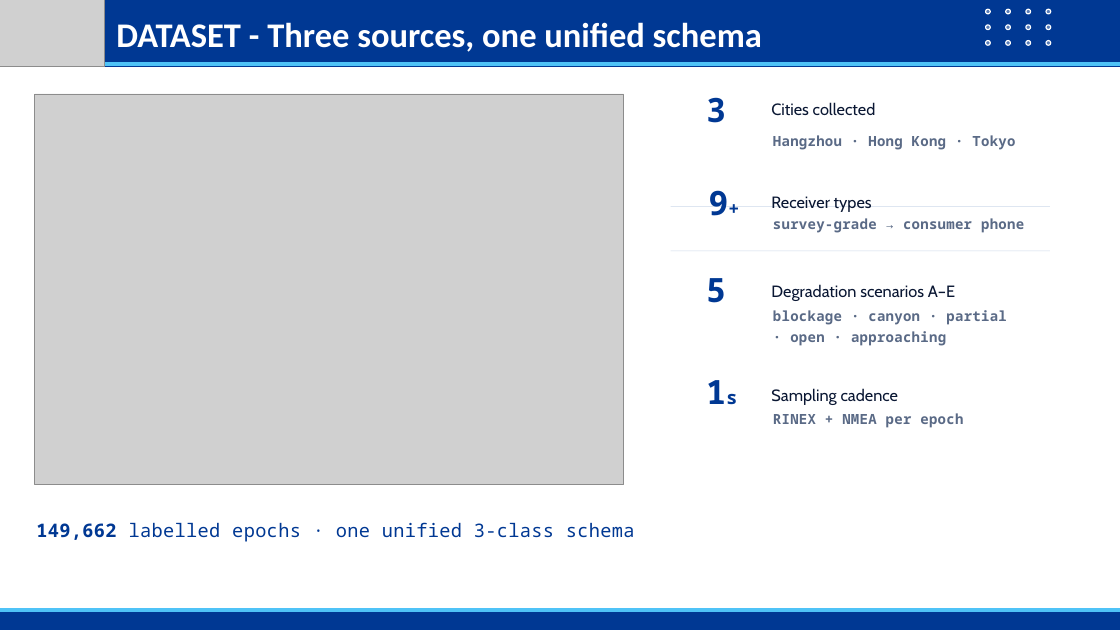
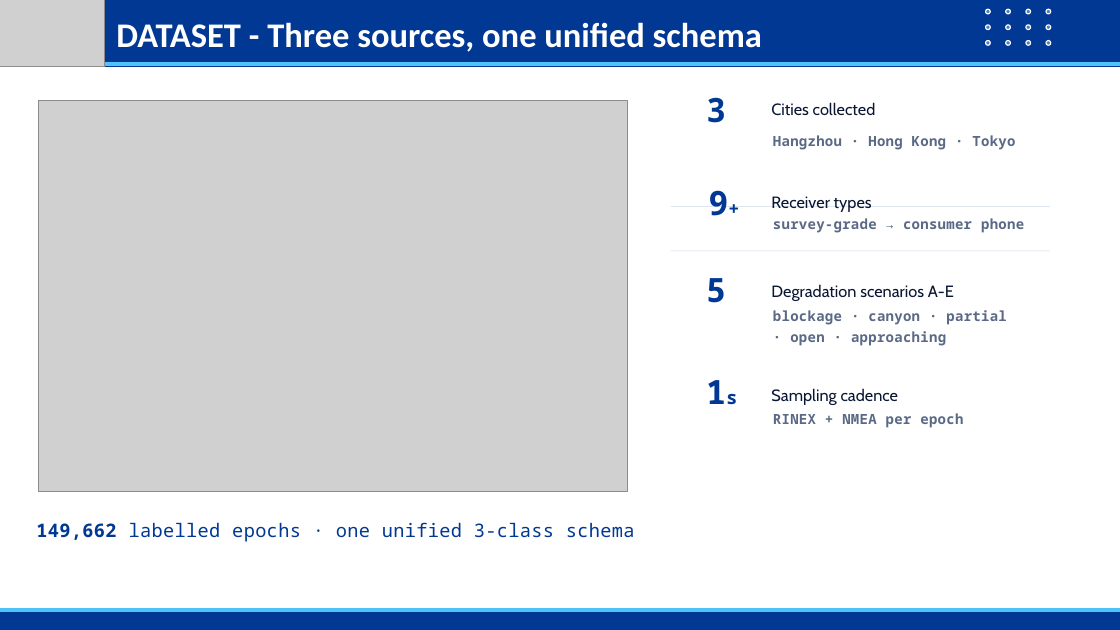
Before and after one commit to Jorshuare/AI-Based-Prediction-for-GNSS-Signal-Degradation, a slide deck: slide 6 of docs/SENTINEL_GNSS_Presentation.pptx. Drawn at 1120x630 pixels with LibreOffice and Linux fonts; fonts in the diff are those of the drawing; grey boxes stand for pictures; background and template pictures are left out. Boxes give left, top, right and bottom in pixels: in the first picture for what was removed or moved away, otherwise in the second. Text is boxed around its words. In the diff, an @@ line names an element or a change of style, - is before the commit and + after.

```diff
--- a/docs/SENTINEL_GNSS_Presentation.pptx
+++ b/docs/SENTINEL_GNSS_Presentation.pptx
@@ picture: place and size @@
-picture at <box>34,94,623,485</box>
+picture at <box>38,101,627,492</box>
@@ text at <box>771,284,954,301</box>: text changed @@
-Degradation scenarios A–E
+Degradation scenarios A-E
```
Also in this commit, not shown: 20 other slides changed, 1 slide added, 46 other files.
